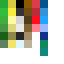
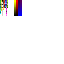
Two versions of the same layered image (64x64). Layer-by-layer changes:
painted on "Paint Layer 1" over [0, 0, 48, 56]
